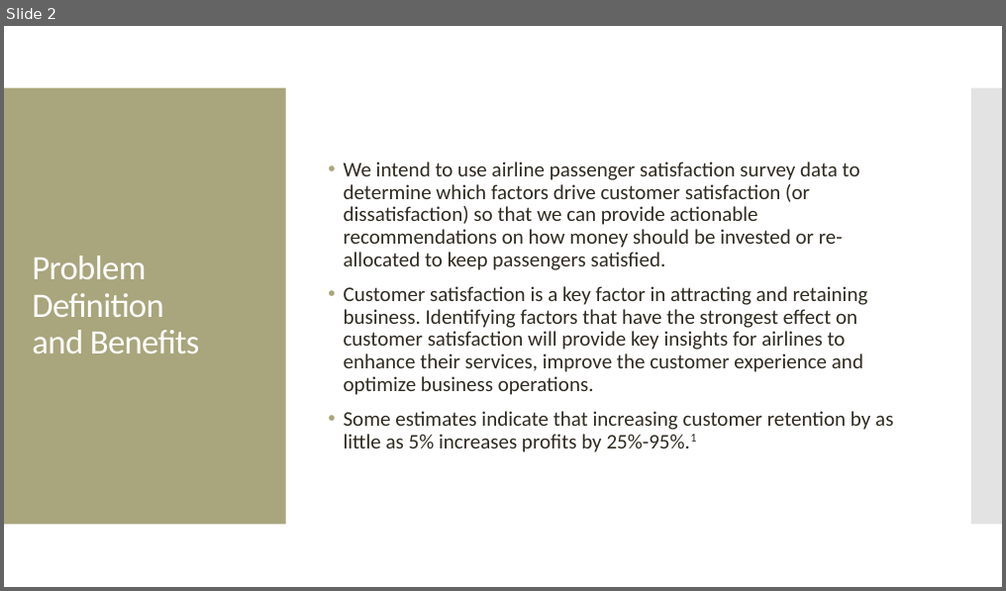
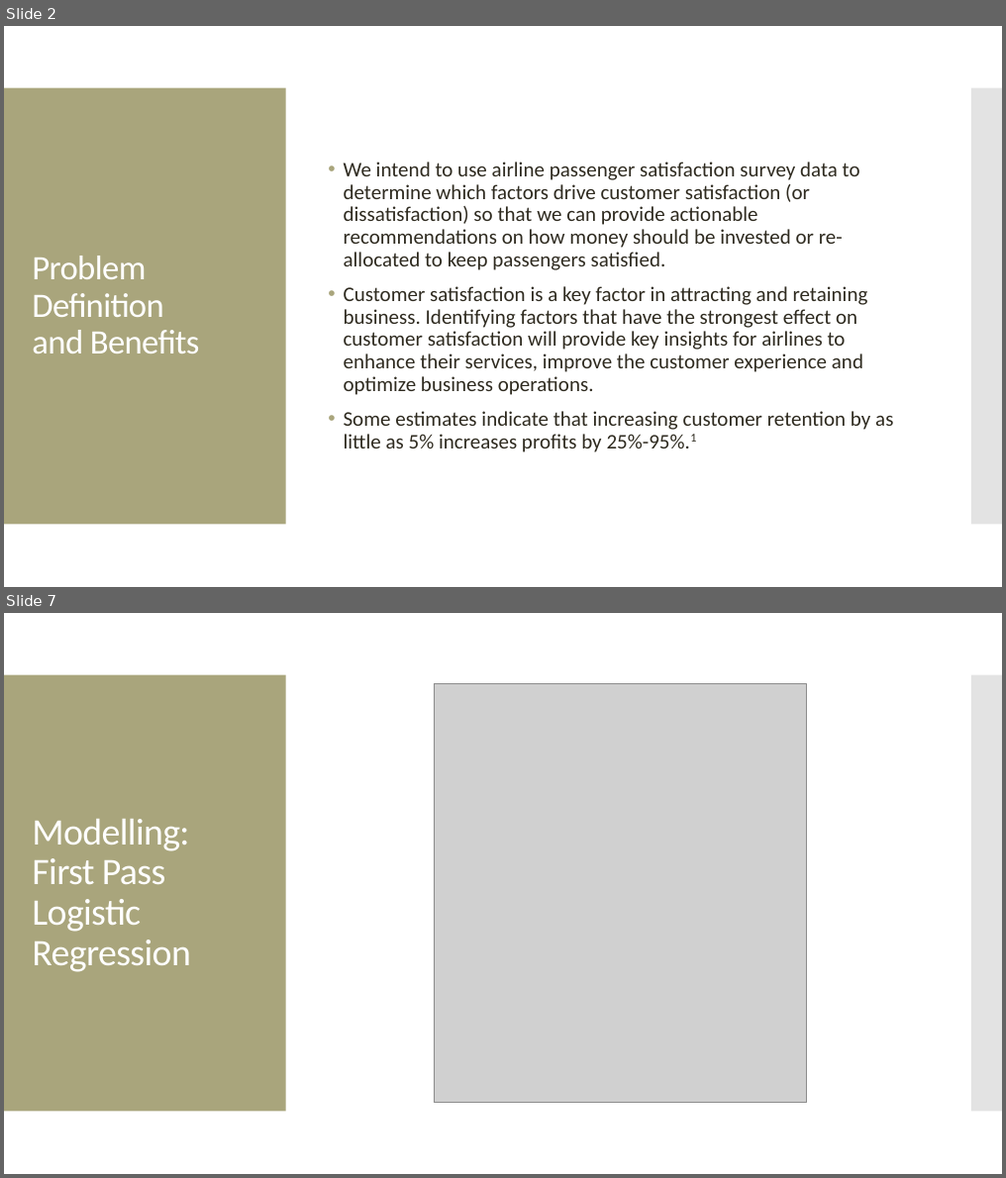
Before and after one commit to MGT-6203-Summer-2023-Edx/Team-6, a slide deck: Project Proposal/Team_6_Prop_Vid_Slides.pptx. Shown one above the other, each under a label of ours: slide 2 before the commit, slides 2 and 7 after it; the slides between them are not shown. The pictures are 1006x591 and 1006x1178 pixels, drawn with LibreOffice and Linux fonts; fonts in the diff are those of the drawing; grey boxes stand for pictures. Boxes give left, top, right and bottom in pixels: in the first picture for what was removed or moved away, otherwise in the second. Text is boxed around its words. In the diff, an @@ line names an element or a change of style, - is before the commit and + after.

```diff
--- a/Project Proposal/Team_6_Prop_Vid_Slides.pptx
+++ b/Project Proposal/Team_6_Prop_Vid_Slides.pptx
@@ slide 7 added at bbox=[4, 613, 1002, 1174], background #FFFFFF; not listed: 2 template elements that a slide beside it also shows @@
@@ picture added at bbox=[434, 683, 807, 1103] @@
@@ title added at bbox=[32, 819, 190, 972], 36 pt, text #FFFFFF @@
+Modelling: First Pass Logistic Regression
```
Also in this commit, not shown: 6 slides changed, 3 other slides added.
